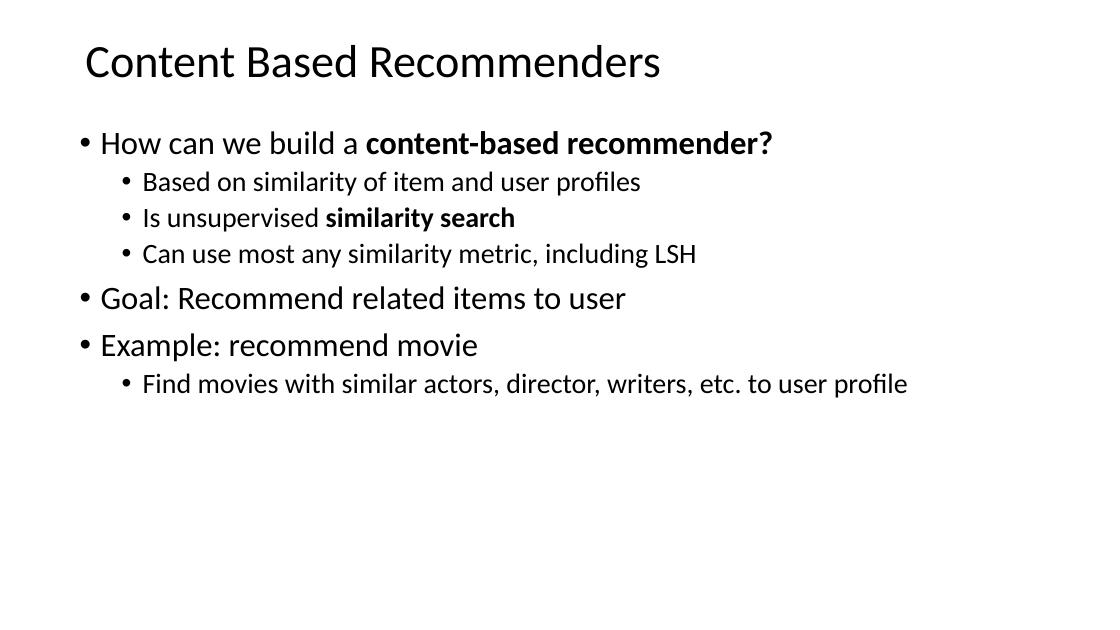
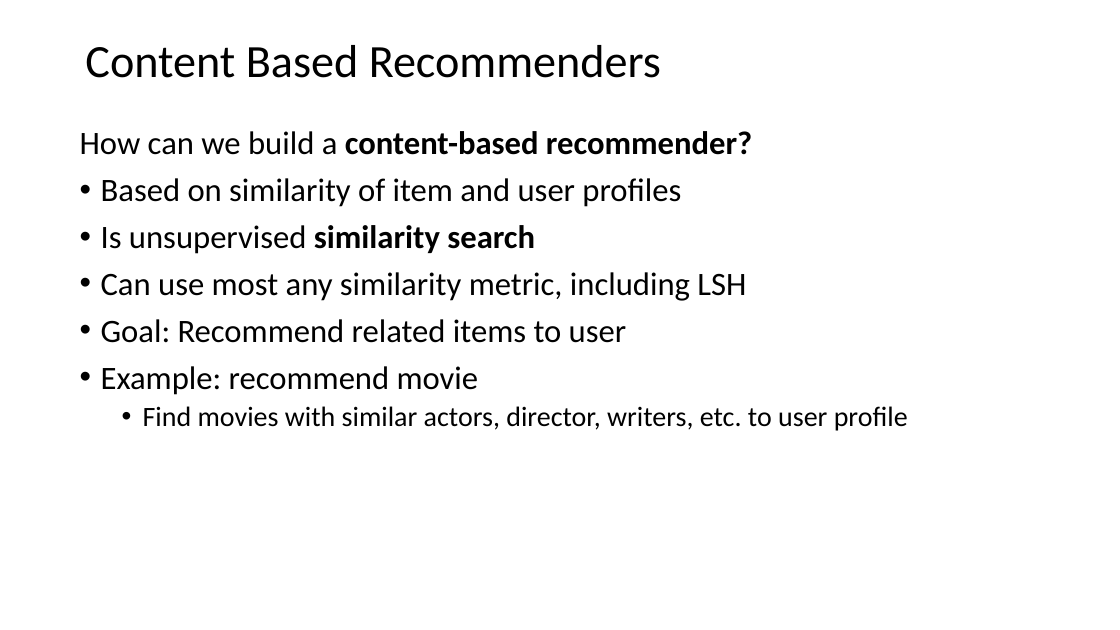
Before and after one commit to StephenElston/CSCI-E-108, a slide deck: slide 24 of slides/7_RecommenderSystems.pptx. Drawn at 1120x630 pixels with LibreOffice and Linux fonts; fonts in the diff are those of the drawing. Boxes give left, top, right and bottom in pixels: in the first picture for what was removed or moved away, otherwise in the second. Text is boxed around its words. In the diff, an @@ line names an element or a change of style, - is before the commit and + after.

```diff
--- a/slides/7_RecommenderSystems.pptx
+++ b/slides/7_RecommenderSystems.pptx
@@ text at (x1=80, y1=131, x2=752, y2=301): size 24 to 28 pt in "Based on similarity of item and user ...", "Is unsupervised similarity search", "Can use most any similarity metric, including ..."; bullet • to none; list level 2 to 1 in "Based on similarity of item ..."; list level 2 to 1 in "Is unsupervised similarity search"; list level 2 to 1 in "Can use most any similarity ..." @@
```
Also in this commit, not shown: 7 other slides changed.
